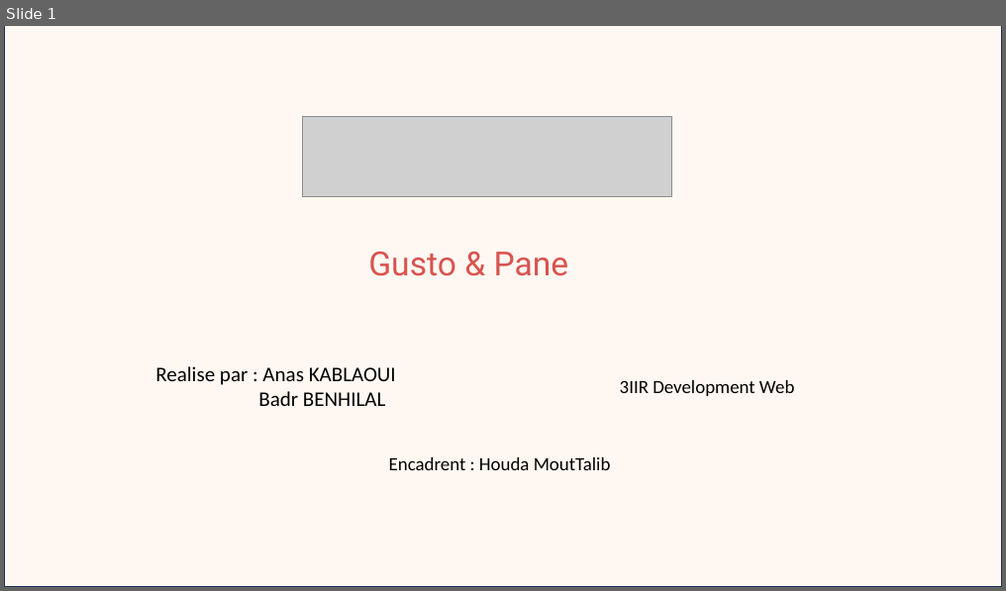
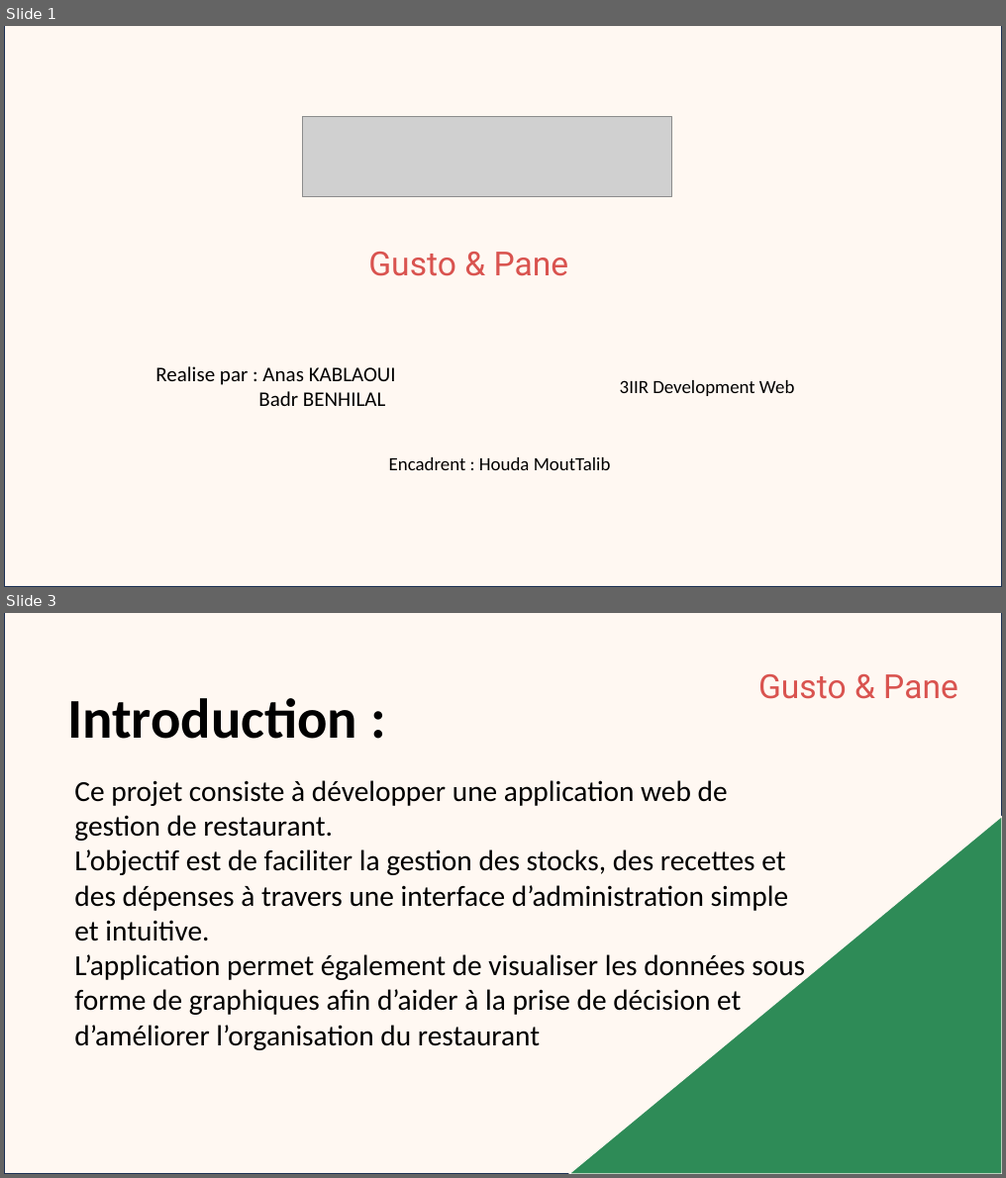
Before and after one commit to anaskablaoui/Gusto-pane, a slide deck: Présentation1.pptx. Shown one above the other, each under a label of ours: slide 1 before the commit, slides 1 and 3 after it; the slides between them are not shown. The pictures are 1006x591 and 1006x1178 pixels, drawn with LibreOffice and Linux fonts; fonts in the diff are those of the drawing; grey boxes stand for pictures. Boxes give left, top, right and bottom in pixels: in the first picture for what was removed or moved away, otherwise in the second. Text is boxed around its words. In the diff, an @@ line names an element or a change of style, - is before the commit and + after.

```diff
--- a/Présentation1.pptx
+++ b/Présentation1.pptx
@@ slide 3 added at [4, 613, 1002, 1174], background #FFFFFF @@
@@ rectangle added at [4, 613, 1002, 1174], fill #FFF8F2, outline #1E3256 1 pt @@
@@ text added at [67, 698, 357, 739], 54 pt, text #000000, bold @@
+Introduction :
@@ text added at [758, 674, 958, 699], 32 pt, text #D9534F @@
+Gusto & Pane
@@ text added at [74, 780, 805, 1051], 28 pt, text #000000 @@
+Ce projet consiste à développer une application web de gestion de restaurant.
+L’objectif est de faciliter la gestion des stocks, des recettes et des dépenses à travers une interface d’administration simple et intuitive.
+L’application permet également de visualiser les données sous forme de graphiques afin d’aider à la prise de décision et d’améliorer l’organisation du restaurant
@@ right triangle added at [569, 817, 1002, 1174], fill #2E8B57, outline #FFF8F2 1 pt @@
```
Also in this commit, not shown: 7 slides changed, 3 other slides added, 1 slide removed.
